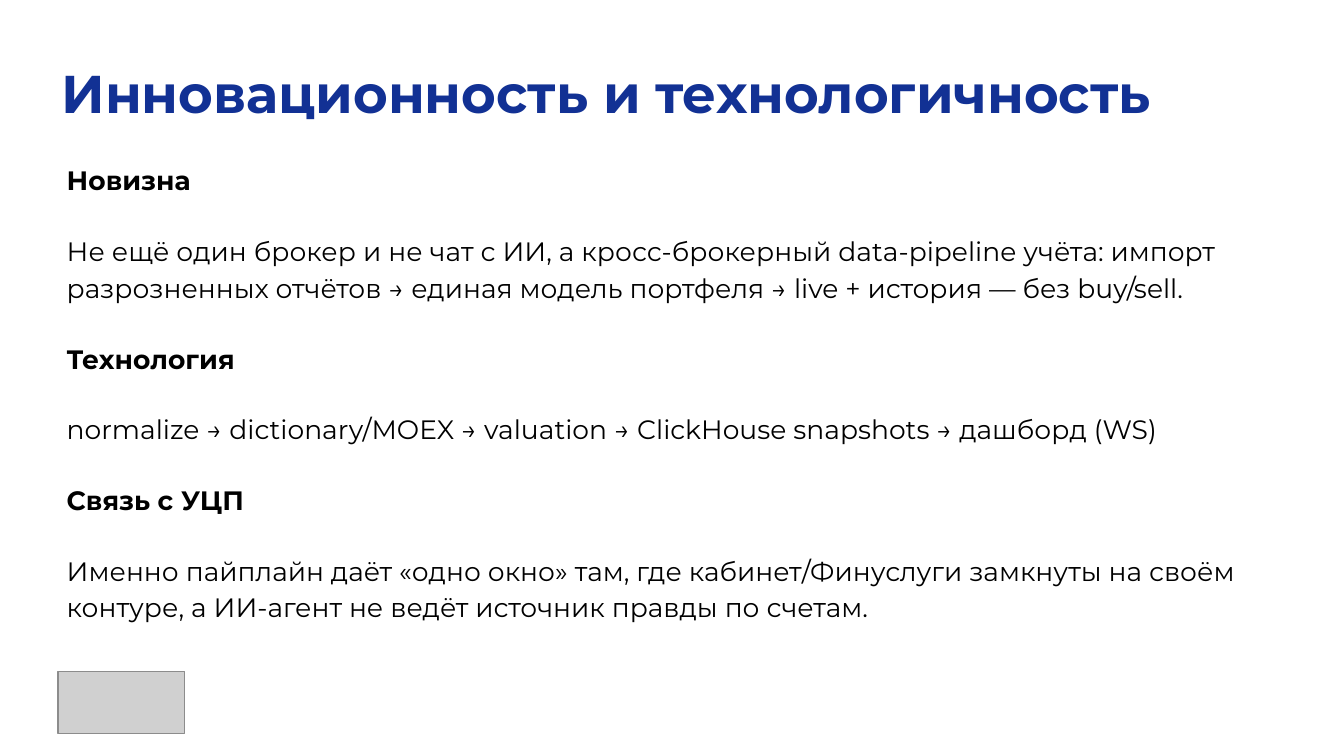
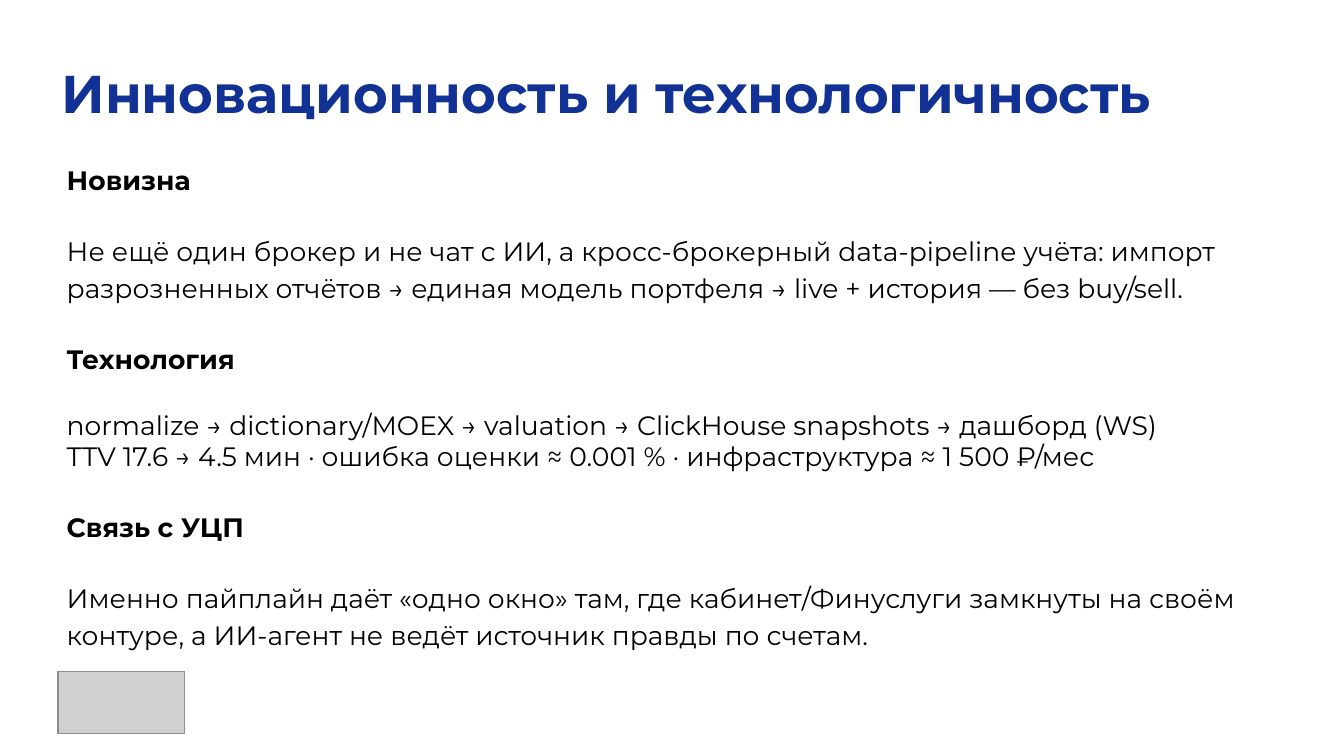
Before and after one commit to funcid/mipt-masters-coursework, a slide deck: slide 8 of 3 semester/FuncFund_ВКРС/I — НИР 3/01 — Финал/FuncFund_питч-дек_НИР 3_финал.pptx. Drawn at 1344x753 pixels with LibreOffice and Linux fonts; fonts in the diff are those of the drawing; grey boxes stand for pictures. Boxes give left, top, right and bottom in pixels: in the first picture for what was removed or moved away, otherwise in the second. Text is boxed around its words. In the diff, an @@ line names an element or a change of style, - is before the commit and + after.

```diff
--- a/3 semester/FuncFund_ВКРС/I — НИР 3/01 — Финал/FuncFund_питч-дек_НИР 3_финал.pptx
+++ b/3 semester/FuncFund_ВКРС/I — НИР 3/01 — Финал/FuncFund_питч-дек_НИР 3_финал.pptx
@@ text at [67, 412, 1157, 472]: text changed @@
-normalize → dictionary/MOEX → valuation → ClickHouse snapshots → дашборд (WS)
+normalize → dictionary/MOEX → valuation → ClickHouse snapshots → дашборд (WS) TTV 17.6 → 4.5 мин · ошибка оценки ≈ 0.001 % · инфраструктура ≈ 1 500 ₽/мес
```
Also in this commit, not shown: 4 other slides changed, 1 slide added, 8 other files.
